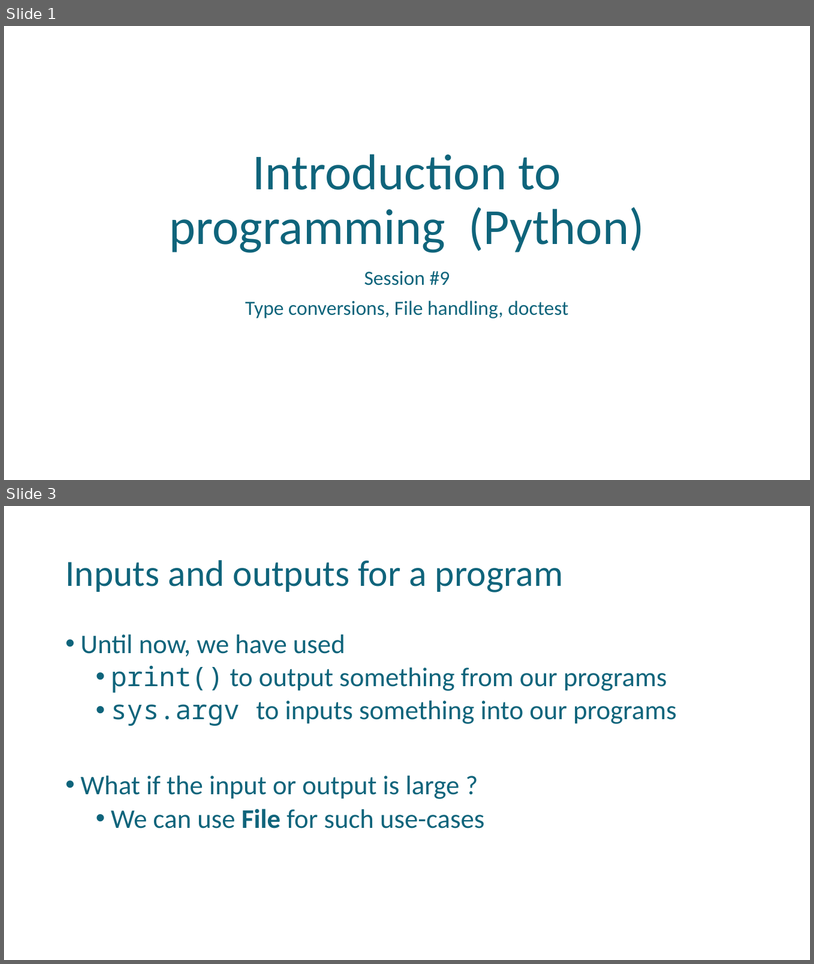
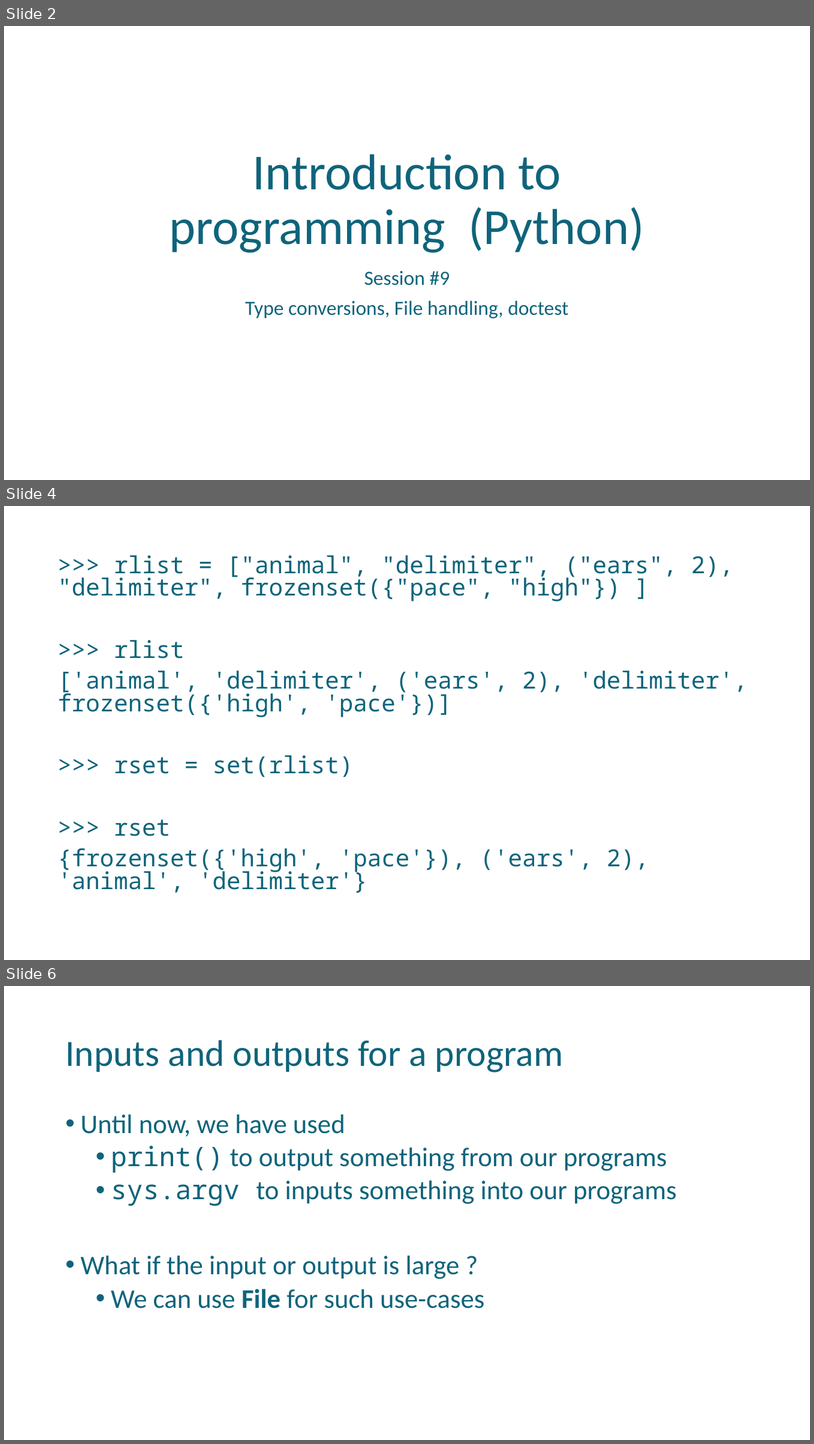
Before and after one commit to uday87j/teach_python, a slide deck: fundamentals/9-Type conversion, Files, doctest.pptx. Shown one above the other, each under a label of ours: slides 1 and 3 before the commit, slides 2, 4 and 6 after it; the slides between them are not shown. The pictures are 814x964 and 814x1444 pixels, drawn with LibreOffice and Linux fonts; fonts in the diff are those of the drawing. Boxes give left, top, right and bottom in pixels: in the first picture for what was removed or moved away, otherwise in the second. Text is boxed around its words. In the diff, an @@ line names an element or a change of style, - is before the commit and + after.

```diff
--- a/fundamentals/9-Type conversion, Files, doctest.pptx
+++ b/fundamentals/9-Type conversion, Files, doctest.pptx
@@ slide 4 added at [4, 506, 810, 960], background #FFFFFF @@
@@ text added at [57, 555, 748, 892], 28 pt, text #0F647B @@
+>>> rlist = ["animal", "delimiter", ("ears", 2), "delimiter", frozenset({"pace", "high"}) ]
+>>> rlist
+['animal', 'delimiter', ('ears', 2), 'delimiter', frozenset({'high', 'pace'})]
+>>> rset = set(rlist)
+>>> rset
+{frozenset({'high', 'pace'}), ('ears', 2), 'animal', 'delimiter'}
@@ what was slide 1 is now slide 2 @@
@@ what was slide 3 is now slide 6 @@
```
Also in this commit, not shown: 4 slides changed, 2 other slides added, 1 other file.
